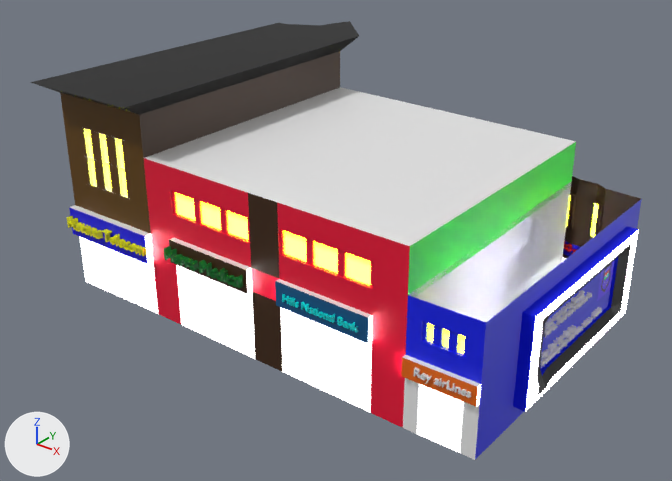
An edit to the FBX model Assets/Models/el_garcia_boulevard_shops_1.fbx, drawn before and after from the same camera.
The view is the same before and after, from a 50 mm lens placed at (591.0, -795.0, 569.0), pointed at (-38.0, -8.0, 81.0). Lighting does not change. The marker at lower left points along +X, +Y and +Z. Where no turn or scale is listed for an object, it has been applied to the vertices.

Before the edit, the objects in view are built like this:
```python
ob_plane = bpy.data.objects.new('Plane', me_plane)
ob_plane.location = (-6.0, 5.0, 0.0)
ob_plane.scale = (175.0, 175.0, 10.0)
ob_text = bpy.data.objects.new('Text', me_text)
ob_text.location = (-316.0, -184.0, 83.0)
ob_text_001 = bpy.data.objects.new('Text.001', me_text_002)
ob_text_001.location = (-144.0, -181.0, 93.0)
ob_text_004 = bpy.data.objects.new('Text.004', me_text_005)
ob_text_004.location = (261.0, -58.0, 94.0)
ob_text_004.rotation_euler = (1.571, 0.0, 1.571)  # degrees (90, 0, 90)
ob_text_004.scale = (10.0, 10.0, 10.0)
# also in view: 'Text.005' at (261.0, 14.0, 56.0)
```
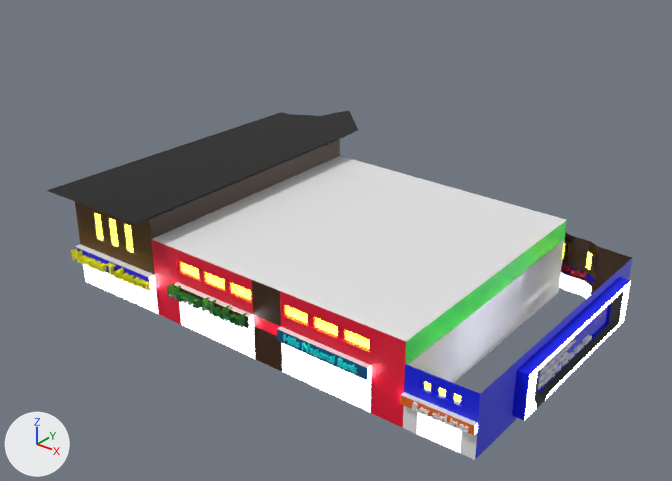
Where the change shows, as pixel boxes [x1, y1, x2, y2] in the pictures (672 x 481 px):
'Plane', rescaled (20% shorter): before [31, 21, 642, 460]; after [47, 111, 632, 460]
'Text', moved: before [67, 216, 147, 256]; after [71, 248, 150, 291]
'Text.004', moved, rescaled (24% narrower, 24% shorter): before [543, 290, 592, 338]; after [539, 339, 576, 375]

The change, as a diff of the scene's bpy script:
```diff
--- a/Assets/Models/el_garcia_boulevard_shops_1.fbx.py
+++ b/Assets/Models/el_garcia_boulevard_shops_1.fbx.py
@@ ob_plane @@
 ob_plane.location = (-6.0, 5.0, 0.0)
-ob_plane.scale = (175.0, 175.0, 10.0)
+ob_plane.scale = (175.0, 175.0, 5.0)
@@ ob_text_004 @@
 ob_text_004 = bpy.data.objects.new('Text.004', me_text_005)
-ob_text_004.location = (261.0, -58.0, 94.0)
+ob_text_004.location = (261.0, -58.0, 48.0)
 ob_text_004.rotation_euler = (1.571, 0.0, 1.571)  # degrees (90, 0, 90)
-ob_text_004.scale = (10.0, 10.0, 10.0)
+ob_text_004.scale = (7.5, 7.5, 7.5)
@@ ob_text @@
 ob_text = bpy.data.objects.new('Text', me_text)
-ob_text.location = (-316.0, -184.0, 83.0)
+ob_text.location = (-316.0, -184.0, 39.0)
```
